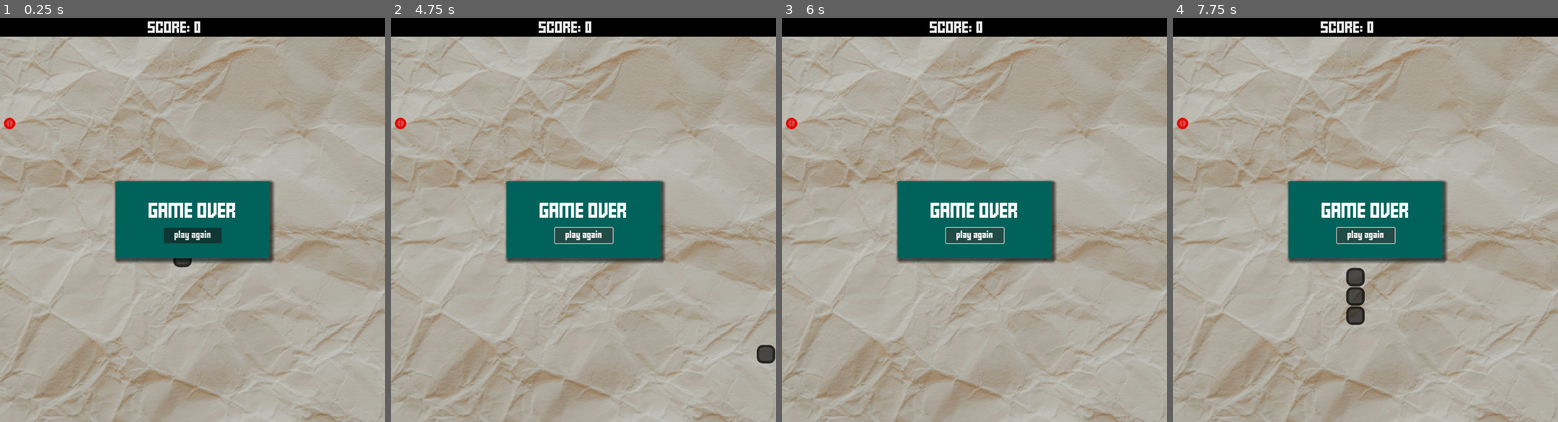
Above: before the commit, frames 1-4 (left to right).
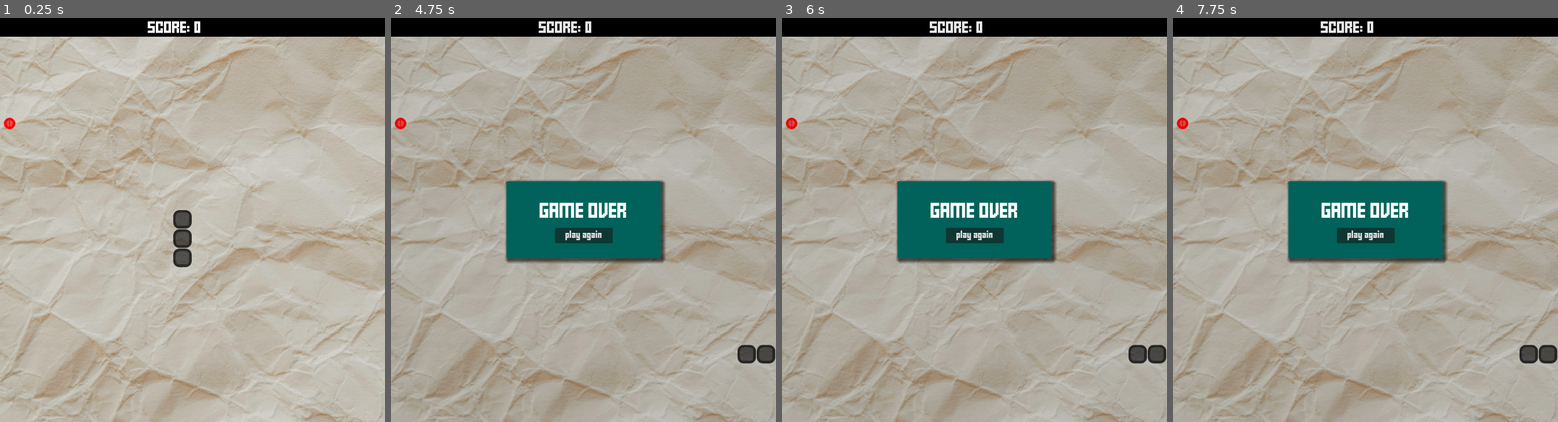
Above: after the commit, the same moments.

Repository: seriouslysean/game--snake
Game: Godot game, scene res://scenes/main.tscn
Two runs of this game, one before a commit and one after it. Both use one fixed random seed, a clock stepped at 60 frames per second and the inputs below.
Inputs (mouse positions are in pixels of both pictures, inside the frame that each line leads up to):
- Up to frame 1 (0.25 s): no input
- Up to frame 2 (4.75 s): click (583, 236) at 0.5 s, where only the run before the commit has a clickable "play again"; click (583, 236) at 1.25 s, where only the run before the commit has a clickable "play again"; click (583, 236) at 2 s, where only the run before the commit has a clickable "play again"; tap Enter at 2.75 s; hold Right (move_right) 2.78-3.53 s; hold Down (move_down) 3.53-4.28 s; hold Right (move_right) from 4.28 s (still down)
- Up to frame 3 (6 s): release Right (move_right) at 5.03 s; hold Up (move_up) 5.03-5.78 s; tap Space at 5.75 s; hold Left (move_left) from 5.78 s (still down)
- Up to frame 4 (7.75 s): release Left (move_left) at 7.28 s; hold Down (move_down) from 7.28 s (still down)

The runs differ from the first frame. In frame 1, 8.6% of the frame differs, in the area x 29-72%, y 39-61%; in frame 2, 0.3%; in frame 3, 0.5%; in frame 4, 1.1%.

Commit message:
Complete game loop

Diff:
--- a/scenes/main.gd
+++ b/scenes/main.gd
@@ -34,6 +34,9 @@
 	new_game()
 
 func new_game():
+	get_tree().paused = false
+	get_tree().call_group("segments", "queue_free")
+	$GameOverMenu.hide()
 	score = 0
 	$HUD.get_node("ScoreLabel").text = str(score)
 	move_direction = up
@@ -124,4 +127,11 @@
 		move_food()
 
 func end_game():
-	pass
+	$GameOverMenu.show()
+	$MoveTimer.stop()
+	game_started = false
+	get_tree().paused = true
+
+
+func _on_game_over_menu_restart():
+	new_game()
--- a/scenes/main.tscn
+++ b/scenes/main.tscn
@@ -58,5 +58,7 @@
 theme_override_styles/panel = SubResource("StyleBoxFlat_ya4wq")
 
 [node name="GameOverMenu" parent="." instance=ExtResource("5_twien")]
+process_mode = 2
 
 [connection signal="timeout" from="MoveTimer" to="." method="_on_move_timer_timeout"]
+[connection signal="restart" from="GameOverMenu" to="." method="_on_game_over_menu_restart"]
--- a/scenes/snake_segment.tscn
+++ b/scenes/snake_segment.tscn
@@ -12,7 +12,7 @@
 corner_radius_bottom_right = 15
 corner_radius_bottom_left = 15
 
-[node name="SnakeSegment" type="Panel"]
+[node name="SnakeSegment" type="Panel" groups=["segments"]]
 offset_left = 1.0
 offset_top = 1.0
 offset_right = 49.0
